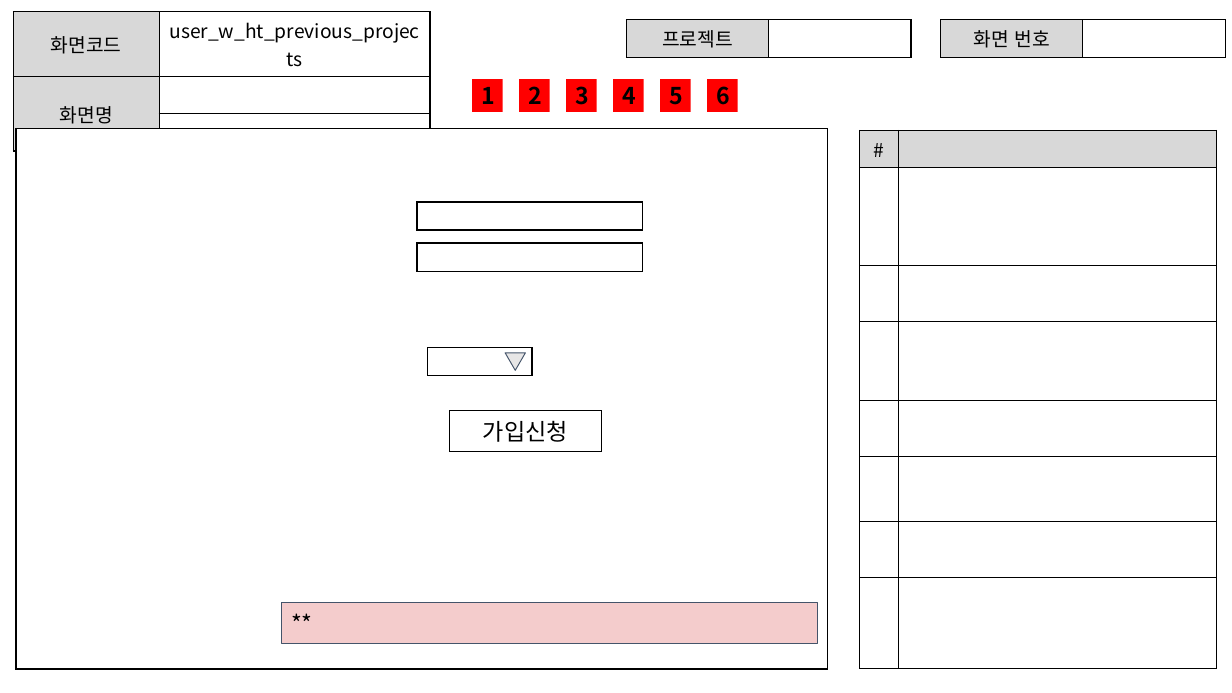
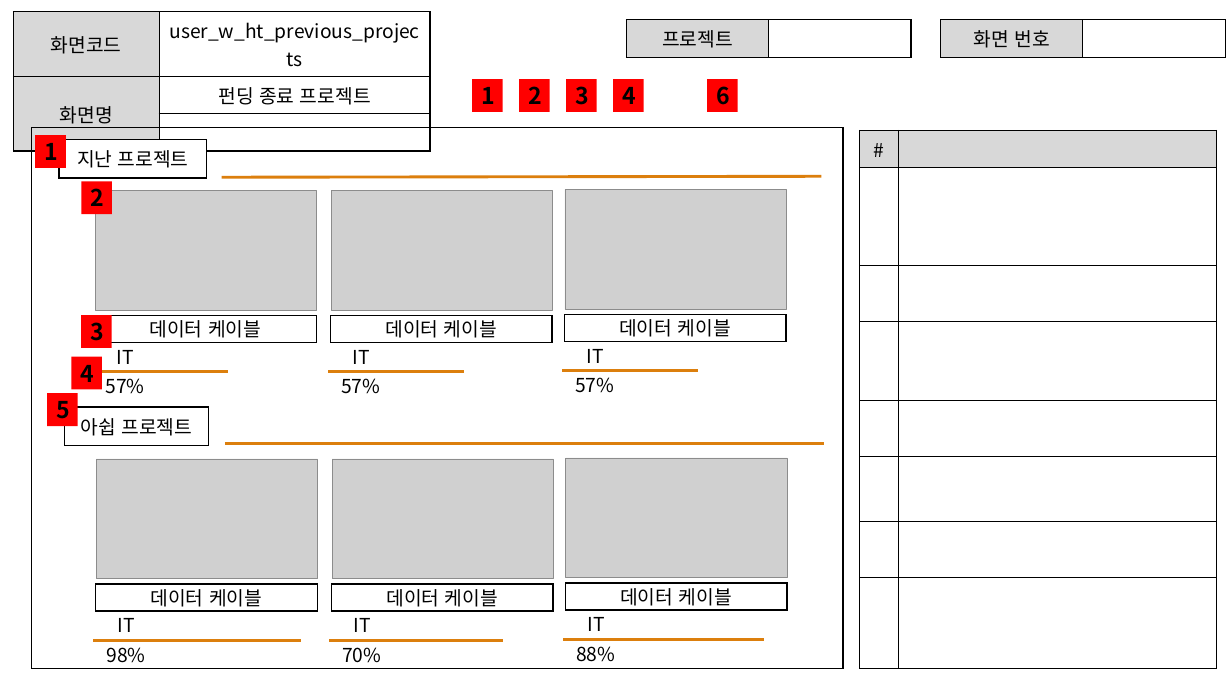
Before and after one commit to ezenteam2/EzenCrowdFunding, a slide deck: slide 12 of project03 화면설계서/project03 - 화면 설계서 - 현태.pptx (slide 10 before the commit). Drawn at 1232x693 pixels with LibreOffice and Linux fonts; fonts in the diff are those of the drawing; grey boxes stand for pictures. Boxes give left, top, right and bottom in pixels: in the first picture for what was removed or moved away, otherwise in the second. Text is boxed around its words. In the diff, an @@ line names an element or a change of style, - is before the commit and + after.

```diff
--- a/project03 화면설계서/project03 - 화면 설계서 - 현태.pptx
+++ b/project03 화면설계서/project03 - 화면 설계서 - 현태.pptx
@@ table at (13, 12, 430, 132) @@
-row 2, column 2: 
+row 2, column 2: 펀딩 종료 프로젝트
@@ rectangle: place and size @@
-rectangle at (16, 128, 827, 669)
+rectangle at (31, 128, 843, 668)
@@ rectangle at (31, 128, 843, 668): fill #FFFFFF to none @@
@@ rectangle removed at (417, 202, 642, 230) @@
@@ rectangle removed at (417, 243, 642, 271) @@
@@ group added at (35, 135, 824, 664): 16 rectangles, 8 lines, 8 texts, 6 pictures @@
+지난 프로젝트
+데이터 케이블
+아쉽 프로젝트
+IT
+57%
+데이터 케이블
+IT
+57%
+데이터 케이블
+IT
+57%
+데이터 케이블
+IT
+98%
+데이터 케이블
+IT
+70%
+데이터 케이블
+IT
+88%
+1
+2
+3
+4
@@ rectangle removed at (427, 348, 531, 375) @@
@@ triangle removed at (506, 353, 526, 371) @@
@@ rectangle "5": place and size @@
-rectangle "5" at (660, 79, 690, 112)
+rectangle "5" at (47, 394, 78, 426)
@@ rectangle removed at (449, 410, 601, 451) @@
-가입신청
@@ rectangle removed at (282, 603, 818, 643) @@
-**
```
Also in this commit, not shown: 15 other slides changed, 1 slide added, 1 other file.
